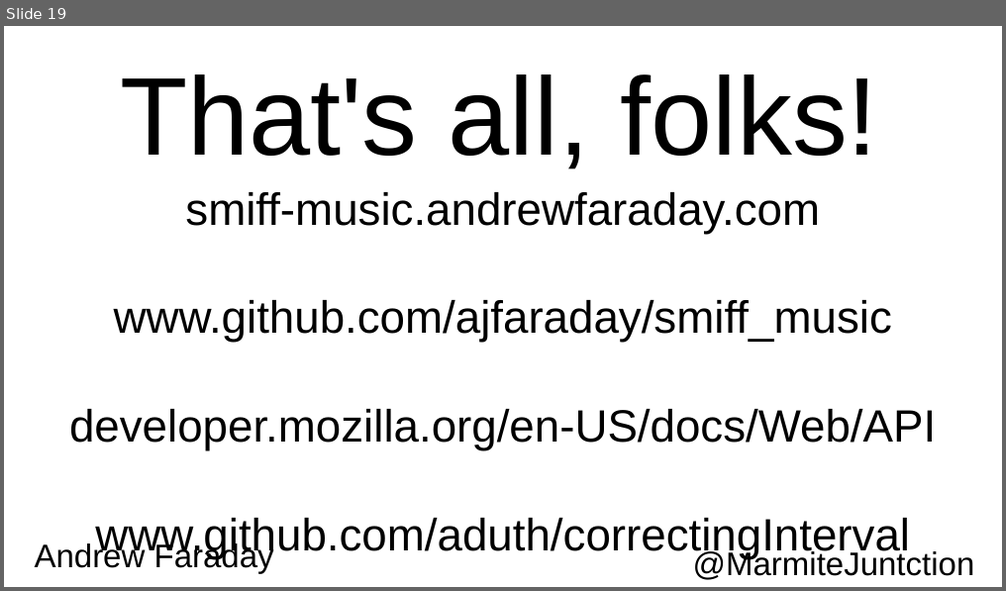
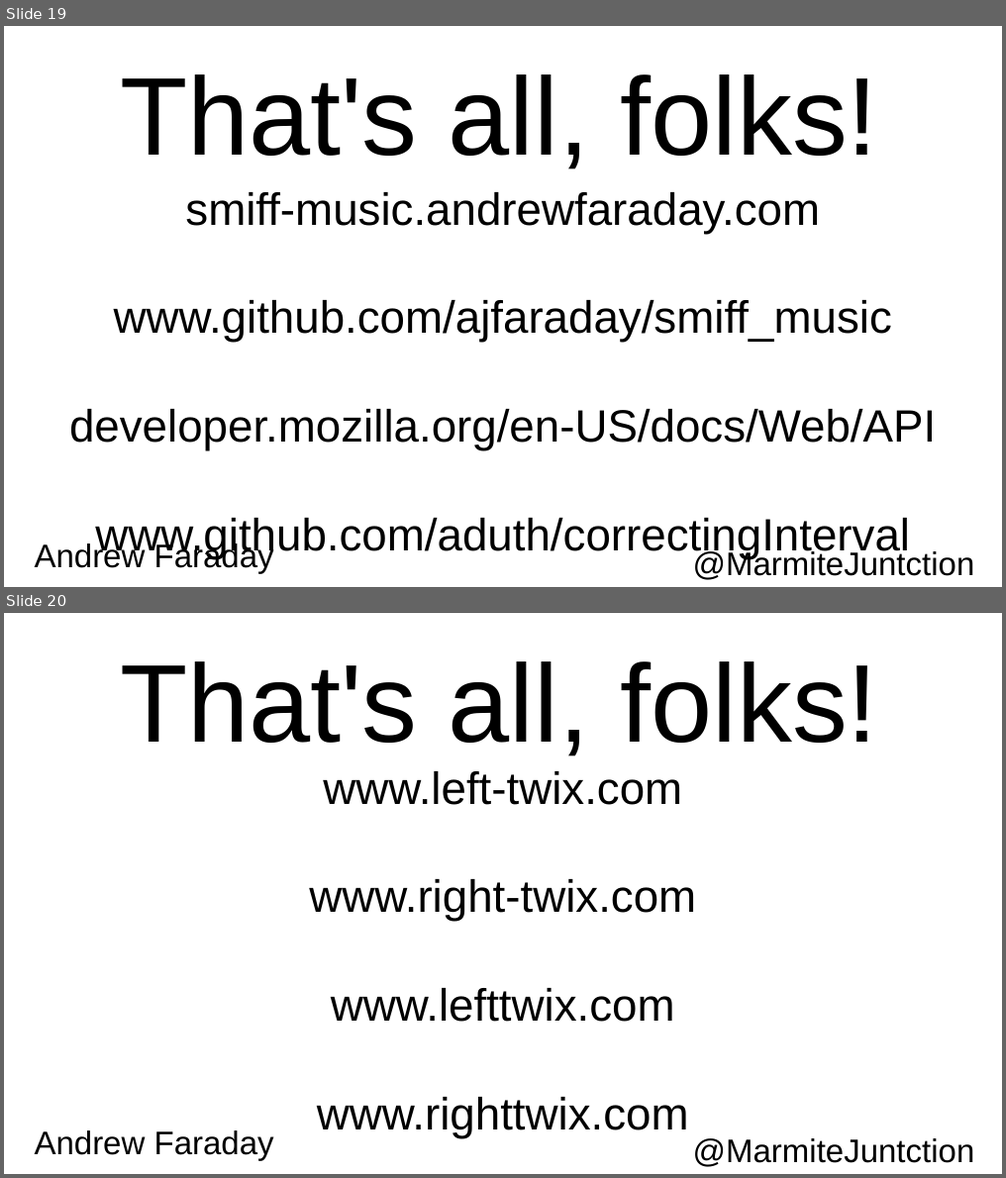
Before and after one commit to AJFaraday/conference-repo, a slide deck: talks/SMIFF/pres.odp. Shown one above the other, each under a label of ours: slide 19 before the commit, slides 19 and 20 after it. The pictures are 1006x591 and 1006x1178 pixels, drawn with LibreOffice and Linux fonts; fonts in the diff are those of the drawing. Boxes give left, top, right and bottom in pixels: in the first picture for what was removed or moved away, otherwise in the second. Text is boxed around its words. In the diff, an @@ line names an element or a change of style, - is before the commit and + after.

Commit message:
Extra slide (for twix websites)

```diff
--- a/talks/SMIFF/pres.odp
+++ b/talks/SMIFF/pres.odp
@@ slide 20 added at box(4, 613, 1002, 1174), background #FFFFFF @@
@@ text added at box(120, 662, 878, 757), 88 pt, text #000000 @@
+That's all, folks!
@@ text added at box(309, 771, 696, 1139), 36 pt, text #000000 @@
+www.left-twix.com
+www.right-twix.com
+www.lefttwix.com
+www.righttwix.com
@@ text added at box(35, 1131, 274, 1161), 26 pt, text #000000 @@
+Andrew Faraday
@@ text added at box(693, 1139, 975, 1167), 26 pt, text #000000 @@
+@MarmiteJuntction
```
Also in this commit, not shown: 1 other slide added.
